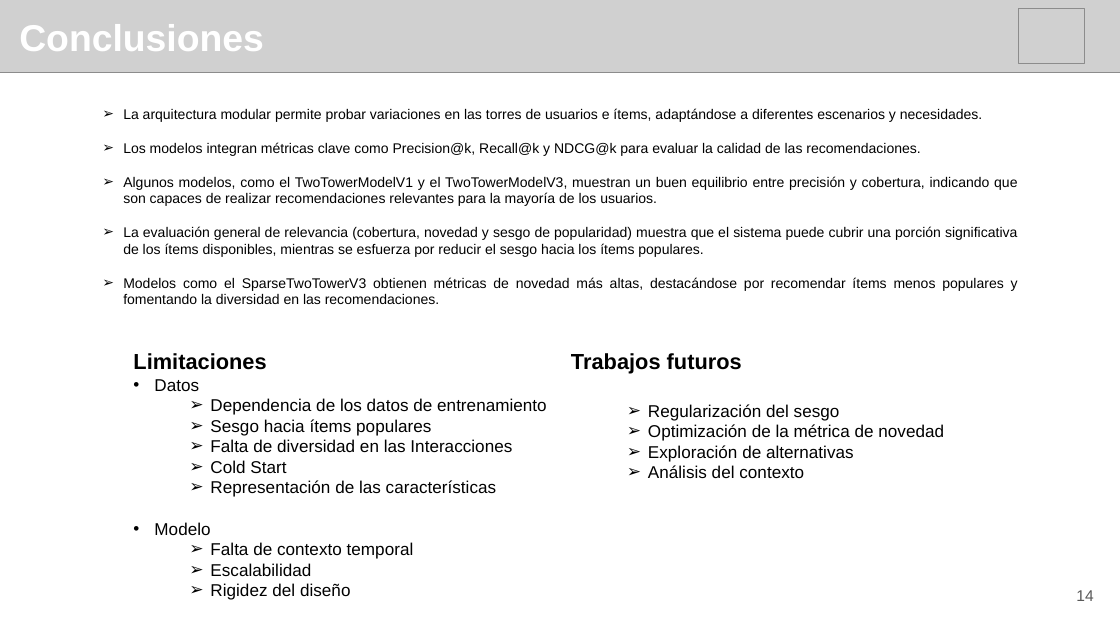
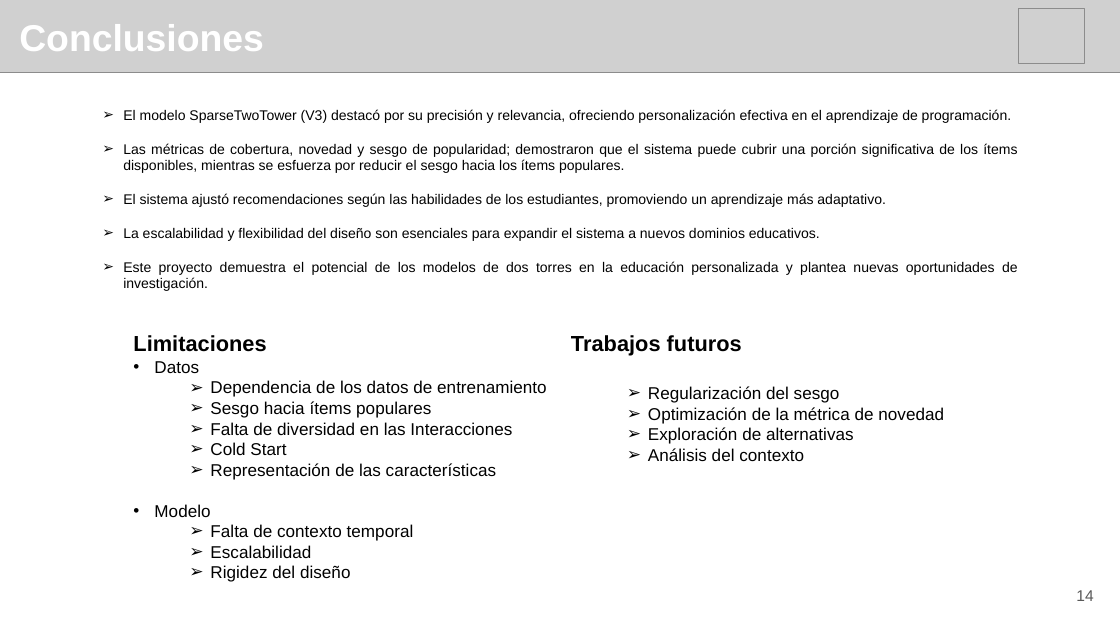
Before and after one commit to edgar-ramxs/RecSysUnab, a slide deck: slide 14 of docs/presentacion.pptx. Drawn at 1120x630 pixels with LibreOffice and Linux fonts; fonts in the diff are those of the drawing; grey boxes stand for pictures. Boxes give left, top, right and bottom in pixels: in the first picture for what was removed or moved away, otherwise in the second. Text is boxed around its words. In the diff, an @@ line names an element or a change of style, - is before the commit and + after.

```diff
--- a/docs/presentacion.pptx
+++ b/docs/presentacion.pptx
@@ text at (123, 109, 1018, 291): text changed @@
-➢ La arquitectura modular permite probar variaciones en las torres de usuarios e ítems, adaptándose a diferentes escenarios y necesidades.
-➢ Los modelos integran métricas clave como Precision@k, Recall@k y NDCG@k para evaluar la calidad de las recomendaciones.
-➢ Algunos modelos, como el TwoTowerModelV1 y el TwoTowerModelV3, muestran un buen equilibrio entre precisión y cobertura, indicando que son capaces de realizar recomendaciones relevantes para la mayoría de los usuarios.
-➢ La evaluación general de relevancia (cobertura, novedad y sesgo de popularidad) muestra que el sistema puede cubrir una porción significativa de los ítems disponibles, mientras se esfuerza por reducir el sesgo hacia los ítems populares.
-➢ Modelos como el SparseTwoTowerV3 obtienen métricas de novedad más altas, destacándose por recomendar ítems menos populares y fomentando la diversidad en las recomendaciones.
+➢ El modelo SparseTwoTower (V3) destacó por su precisión y relevancia, ofreciendo personalización efectiva en el aprendizaje de programación.
+➢ Las métricas de cobertura, novedad y sesgo de popularidad; demostraron que el sistema puede cubrir una porción significativa de los ítems disponibles, mientras se esfuerza por reducir el sesgo hacia los ítems populares.
+➢ El sistema ajustó recomendaciones según las habilidades de los estudiantes, promoviendo un aprendizaje más adaptativo.
+➢ La escalabilidad y flexibilidad del diseño son esenciales para expandir el sistema a nuevos dominios educativos.
+➢ Este proyecto demuestra el potencial de los modelos de dos torres en la educación personalizada y plantea nuevas oportunidades de investigación.
@@ text "Limitaciones": place and size @@
-text "Limitaciones" at (133, 353, 547, 600)
+text "Limitaciones" at (133, 335, 547, 582)
@@ text "Trabajos futuros": place and size @@
-text "Trabajos futuros" at (571, 353, 944, 478)
+text "Trabajos futuros" at (571, 335, 944, 461)
```
Also in this commit, not shown: 2 other slides changed, 1 slide added, 1 slide removed, 1 other file.
